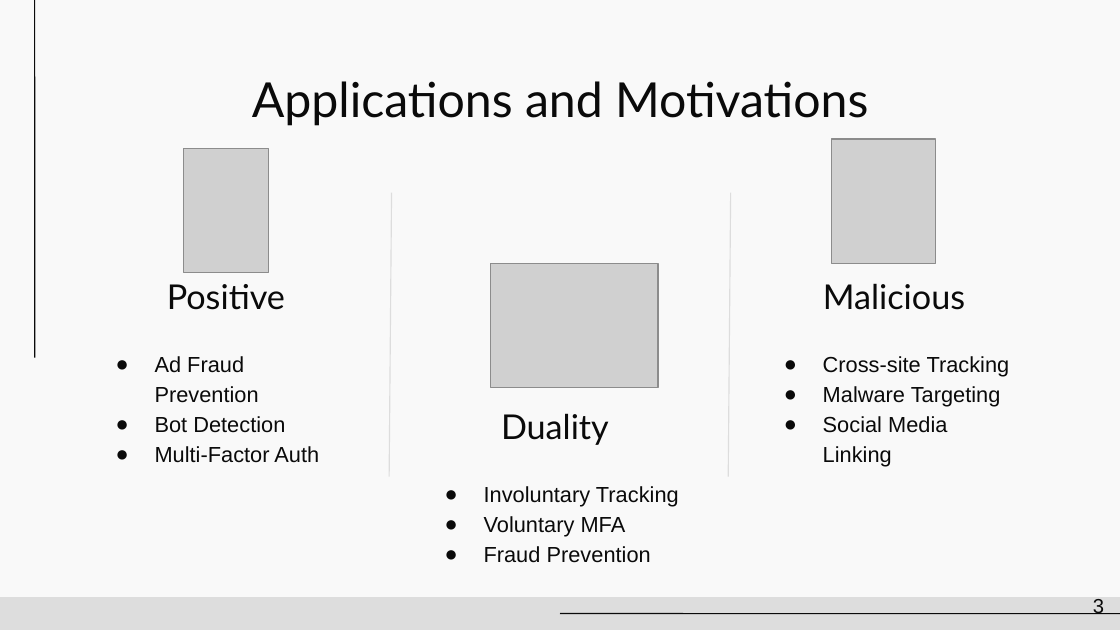
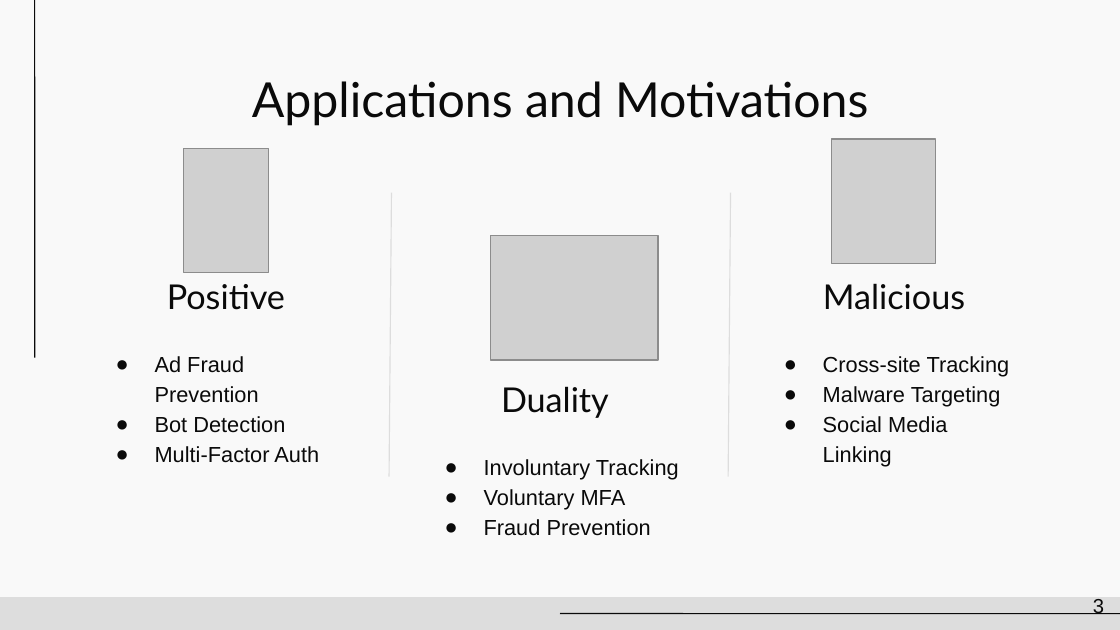
Before and after one commit to nathan-joslin/BrowserFingerprintingFormalization, a slide deck: slide 3 of presentation/NordSec2024.odp. Drawn at 1120x630 pixels with LibreOffice and Linux fonts; fonts in the diff are those of the drawing; grey boxes stand for pictures. Boxes give left, top, right and bottom in pixels: in the first picture for what was removed or moved away, otherwise in the second. Text is boxed around its words. In the diff, an @@ line names an element or a change of style, - is before the commit and + after.

```diff
--- a/presentation/NordSec2024.odp
+++ b/presentation/NordSec2024.odp
@@ 2 subtitles, 1 picture: place and size @@
-2 subtitles, 1 picture at <box>484,263,679,563</box>
+2 subtitles, 1 picture at <box>484,236,679,536</box>
```
Also in this commit, not shown: 7 other slides changed, 5 slides added, 3 slides removed, 6 other files.
